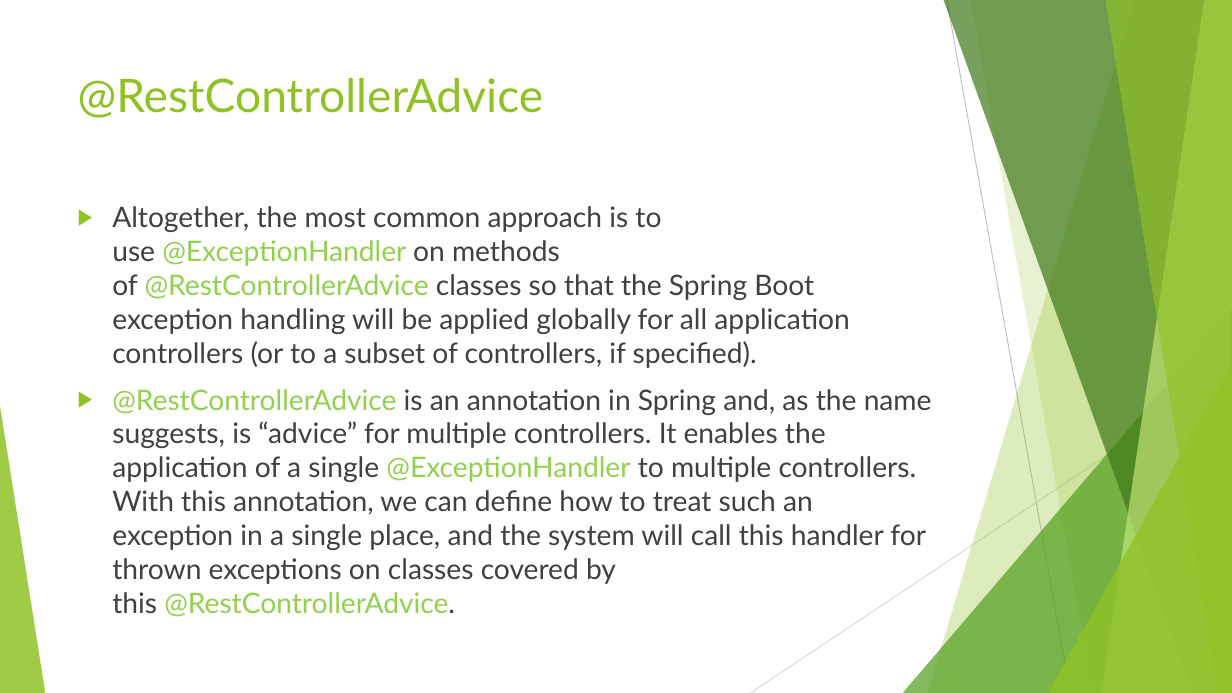
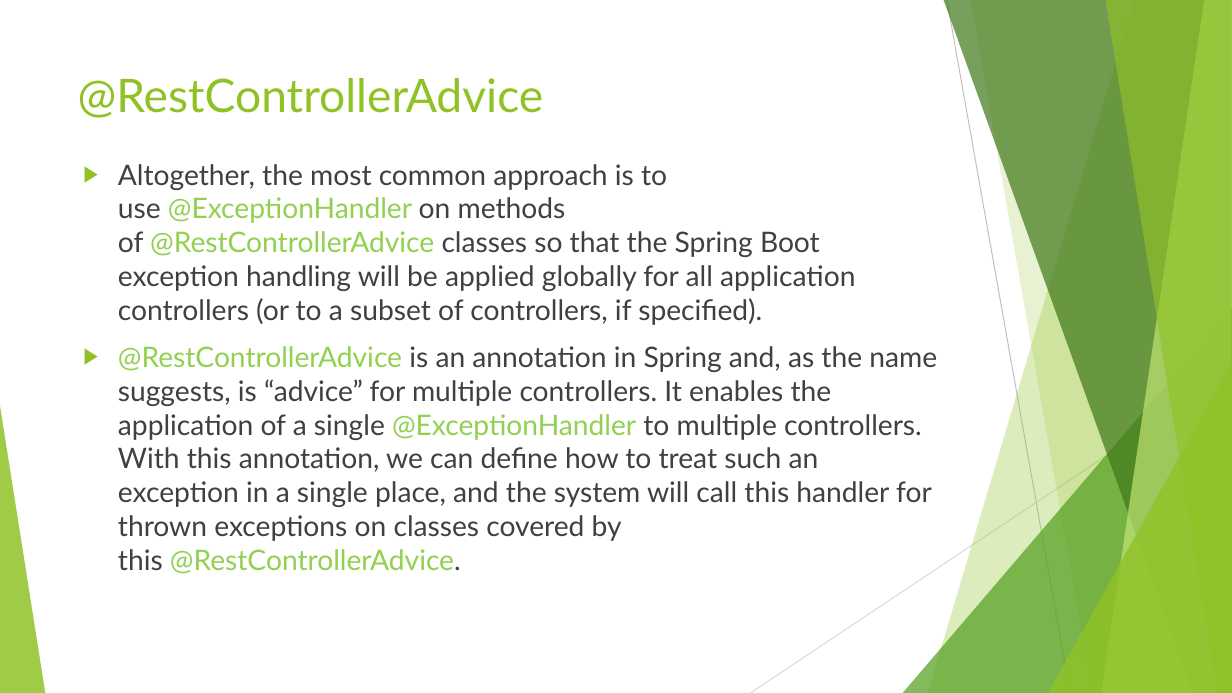
Before and after one commit to idanshal/sb-todo-app-tdp, a slide deck: slide 11 of course_data/presentations/practical_spring_boot_for_tdp_02.pptx (slide 22 before the commit). Drawn at 1232x693 pixels with LibreOffice and Linux fonts; fonts in the diff are those of the drawing. Boxes give left, top, right and bottom in pixels: in the first picture for what was removed or moved away, otherwise in the second. Text is boxed around its words. In the diff, an @@ line names an element or a change of style, - is before the commit and + after.

```diff
--- a/course_data/presentations/practical_spring_boot_for_tdp_02.pptx
+++ b/course_data/presentations/practical_spring_boot_for_tdp_02.pptx
@@ text "Altogether, the most common approach ...": place and size @@
-text "Altogether, the most common approach ..." at bbox=[112, 206, 932, 617]
+text "Altogether, the most common approach ..." at bbox=[118, 164, 937, 574]
```
Also in this commit, not shown: 6 other slides changed, 14 slides removed, 2 other files.
